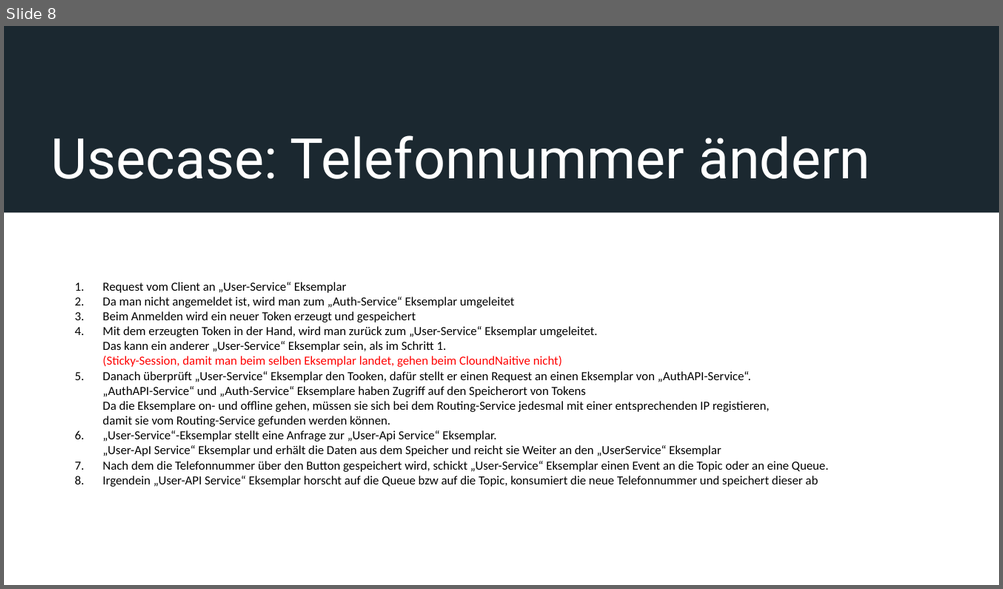
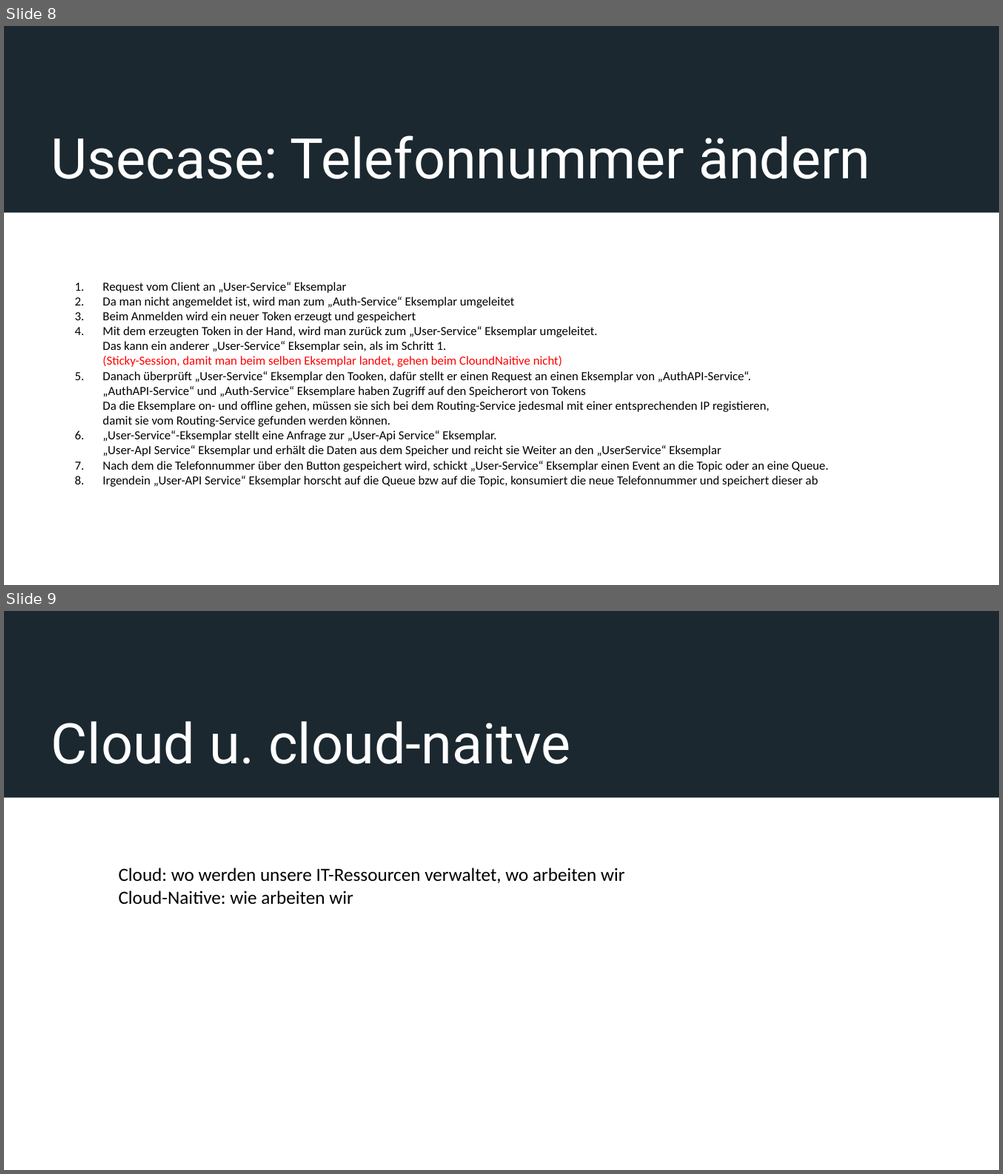
Before and after one commit to BaruchDavid/jRedit, a slide deck: rka-reddit/src/main/resources/Notizen/Cloud Naitive.pptx. Shown one above the other, each under a label of ours: slide 8 before the commit, slides 8 and 9 after it. The pictures are 1003x589 and 1003x1174 pixels, drawn with LibreOffice and Linux fonts; fonts in the diff are those of the drawing. Boxes give left, top, right and bottom in pixels: in the first picture for what was removed or moved away, otherwise in the second. Text is boxed around its words. In the diff, an @@ line names an element or a change of style, - is before the commit and + after.

```diff
--- a/rka-reddit/src/main/resources/Notizen/Cloud Naitive.pptx
+++ b/rka-reddit/src/main/resources/Notizen/Cloud Naitive.pptx
@@ slide 9 added at (4,611,999,1170), background #FFFFFF; not listed: 1 template element that a slide beside it also shows @@
@@ title added at (51,721,570,764), 54 pt, text #FFFFFF @@
+Cloud u. cloud-naitve
@@ text added at (119,868,625,905), 18 pt, text #000000 @@
+Cloud: wo werden unsere IT-Ressourcen verwaltet, wo arbeiten wir
+Cloud-Naitive: wie arbeiten wir
```
Also in this commit, not shown: 4 other slides added.
